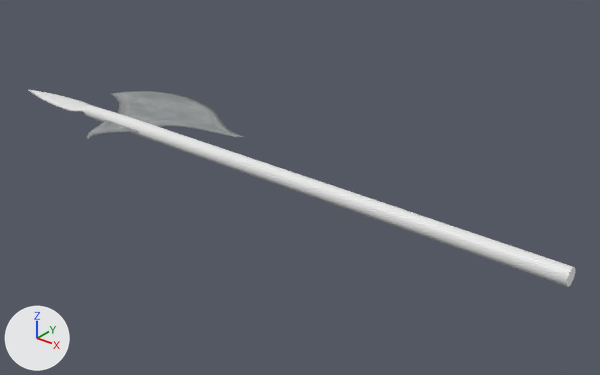
Two versions of the Blender file Assets/Models/halberd.blend, one commit apart.
Camera for both pictures: a camera (50 mm lens) standing at (11.4, -12.23, 7.49) and looking at (0.86, 0.94, -0.68). Arrows for +X, +Y and +Z are at lower left; the lights stay in place.

In view in the first picture: 'BezierCurve', 'BezierCurve.001', 'BezierCurve.002', 'Cylinder'.
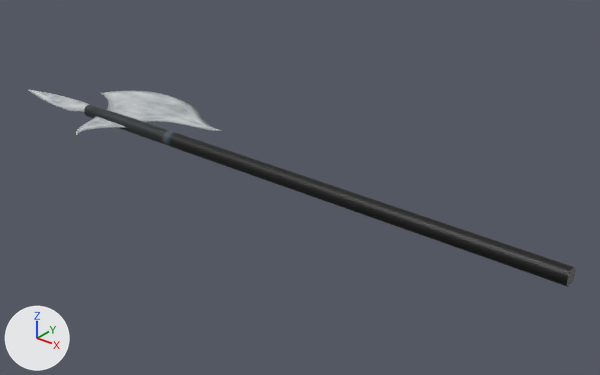
Commit message: Further work on halberd

Where the change shows, as pixel boxes [x1, y1, x2, y2] in the pictures (600 x 375 px):
'Cylinder', recoloured (white to black)
    both: [84, 105, 575, 287]
'BezierCurve.002', reshaped, moved (10% narrower, 11% shorter)
    before: [111, 91, 244, 137]
    after: [101, 90, 221, 131]
'BezierCurve', moved
    before: [87, 120, 139, 139]
    after: [76, 116, 125, 135]
'BezierCurve.001', recoloured (white to grey)
    both: [29, 90, 90, 112]

The edits, one by one:
Picture 'Handle' (img_handle) is new.
Picture 'seeemless metalblade.jpg' (img_seeemless_metalblade_jpg) is new.
Material 'Handle' (mat_handle) is new.
Its texture is img_handle.
Material 'seeemless metalblade.jpg' (mat_seeemless_metalblade_jpg) is new.
Its texture is img_seeemless_metalblade_jpg.
me_mesh_002 is used by ob_beziercurve_002; location (-2.0, 1.0, 0.0).
me_mesh_002 had 257 vertices, 238 faces and spanned x -3.86..1.0, y -0.88..1.27, z -0.06..0.06.
me_mesh_002 no longer uses material mat_seeemless_metal_jpg (picture img_seeemless_metal_jpg).
me_mesh_002 now has 257 vertices, 316 faces and spans x -3.67..0.75, y -0.89..1.07, z -0.05..0.05.
me_mesh_002 part 1: 257 vertices removed from x -3.86..1.0, y -0.88..1.27, z -0.06..0.06; 257 vertices added at x -3.67..0.75, y -0.89..1.07, z -0.05..0.05.
me_mesh_002 now uses material mat_seeemless_metalblade_jpg (picture img_seeemless_metalblade_jpg).
me_mesh has 227 vertices, 450 faces and spans x -1.91..0.68, y -0.32..0.32, z -0.04..0.04.
me_mesh now uses material mat_seeemless_metalblade_jpg (picture img_seeemless_metalblade_jpg).
me_cylinder has 352 vertices, 322 faces and spans x -0.18..0.18, y -0.18..0.18, z -7.48..5.31.
me_cylinder now uses material mat_handle (picture img_handle).
Object 'BezierCurve.002' (ob_beziercurve_002) moves from (-2.0, 1.0, 0.0) to (-2.45, 1.0, 0.0).
Object 'BezierCurve' (ob_beziercurve) moves from (-2.0, 1.0, 0.0) to (-2.45, 1.0, 0.0).
